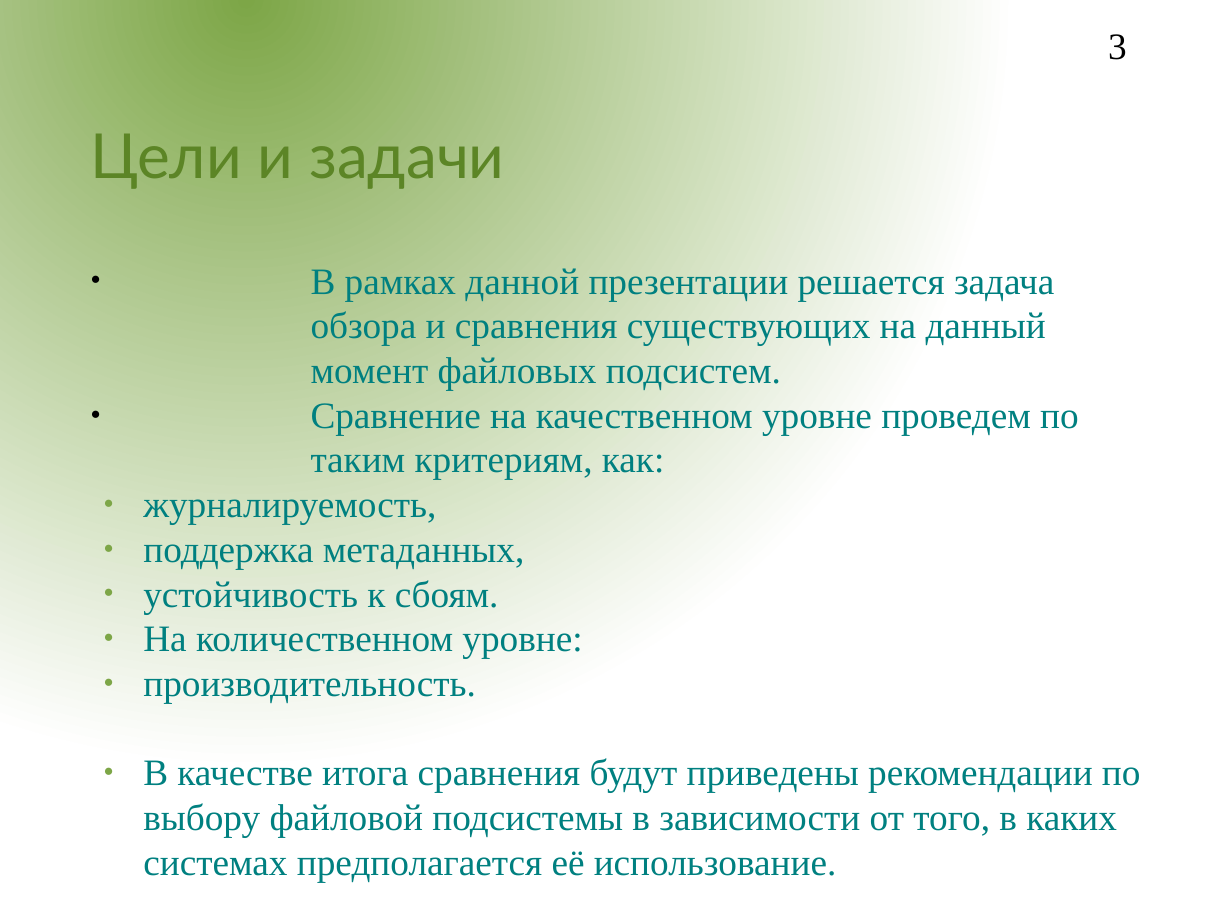
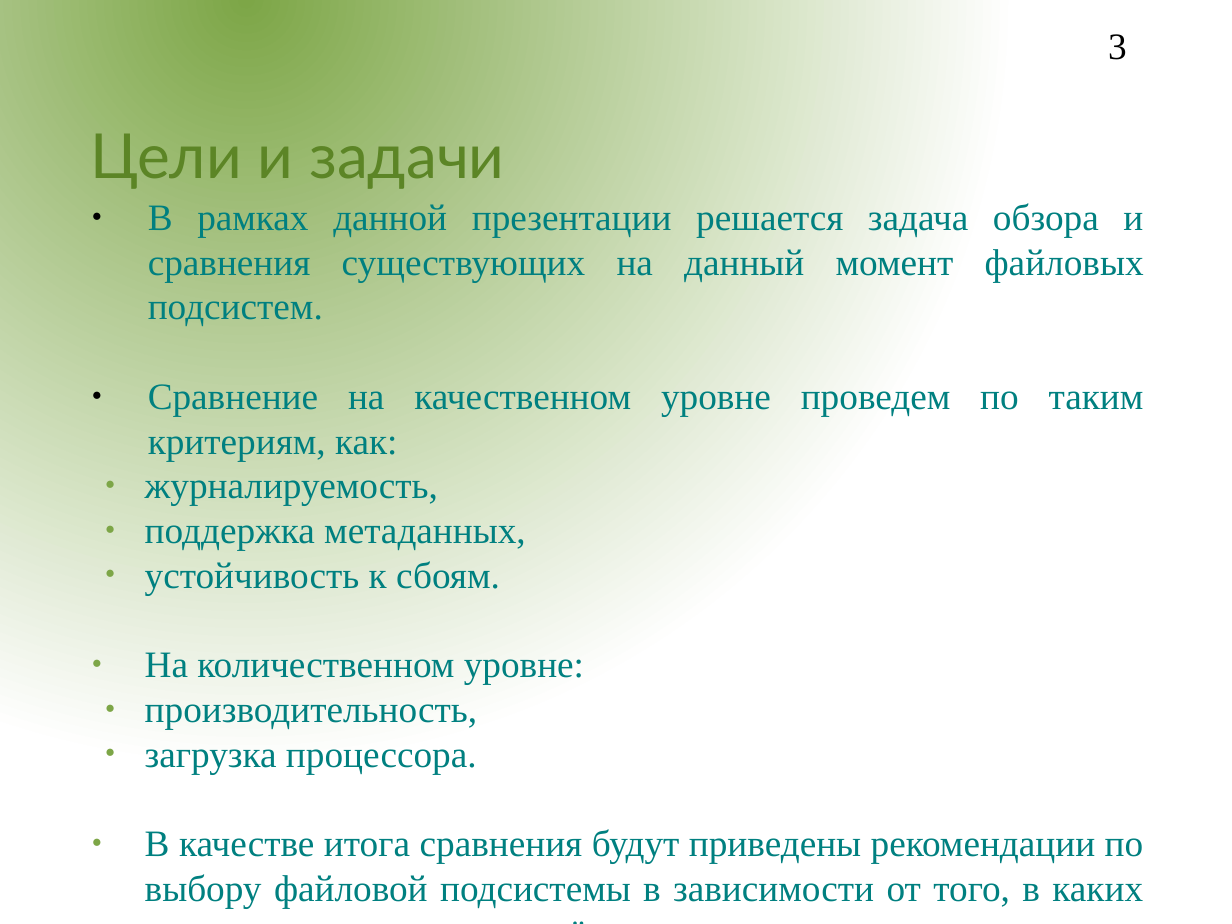
Before and after one commit to aeremenok/a-team-777, a slide deck: slide 3 of 9/st/presentations/file_sybsystem/fs.odp. Drawn at 1232x924 pixels with LibreOffice and Linux fonts; fonts in the diff are those of the drawing; background and template pictures are left out. Boxes give left, top, right and bottom in pixels: in the first picture for what was removed or moved away, otherwise in the second. Text is boxed around its words. In the diff, an @@ line names an element or a change of style, - is before the commit and + after.

```diff
--- a/9/st/presentations/file_sybsystem/fs.odp
+++ b/9/st/presentations/file_sybsystem/fs.odp
@@ subtitle "В рамках данной презентации решается ...": place and size @@
-subtitle "В рамках данной презентации решается ..." at <box>143,268,1141,882</box>
+subtitle "В рамках данной презентации решается ..." at <box>145,203,1144,908</box>
@@ subtitle at <box>145,203,1144,908</box>: alignment left to justified; indent changed @@
@@ subtitle at <box>145,704,478,774</box>: text changed @@
-● производительность.
+● производительность,
+● загрузка процессора.
```
Also in this commit, not shown: 1 other slide changed.
